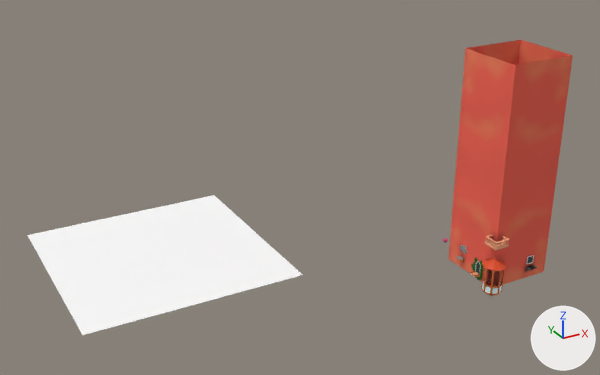
Before and after pictures for a commit that changed the glTF model static/model.glb.
Camera for both pictures: a 50 mm camera at (-81.2, -85.1, 67.1) aimed at (-21.9, 22.8, 13.2). Arrows for +X, +Y and +Z are at lower right; the lights stay in place. Where no turn or scale is listed for an object, it has been applied to the vertices.

In view in the first picture: 'BakePlane.3', 'House.001', 'House.002', 'House.003', 'House.004', 'House.005', 'House.006', 'TurretApplied'.
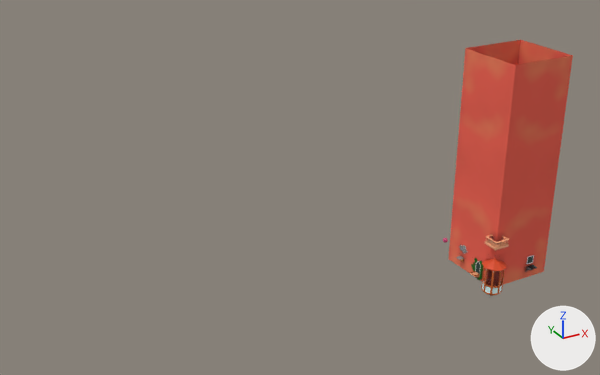
Boxes [x1, y1, x2, y2] around the edits, measured in the pictures (600 x 375 px):
```json
{"object": "BakePlane.3", "change": "deleted", "before": [27, 195, 302, 335]}
```

Edits to the scene script, one JSON object a line:
```json
{"op": "remove", "block": "ob_bakeplane_3", "code": ["ob_bakeplane_3 = bpy.data.objects.new('BakePlane.3', me_plane_023)", "ob_bakeplane_3.location = (-42.0, 36.0, 0.0)"]}
```
